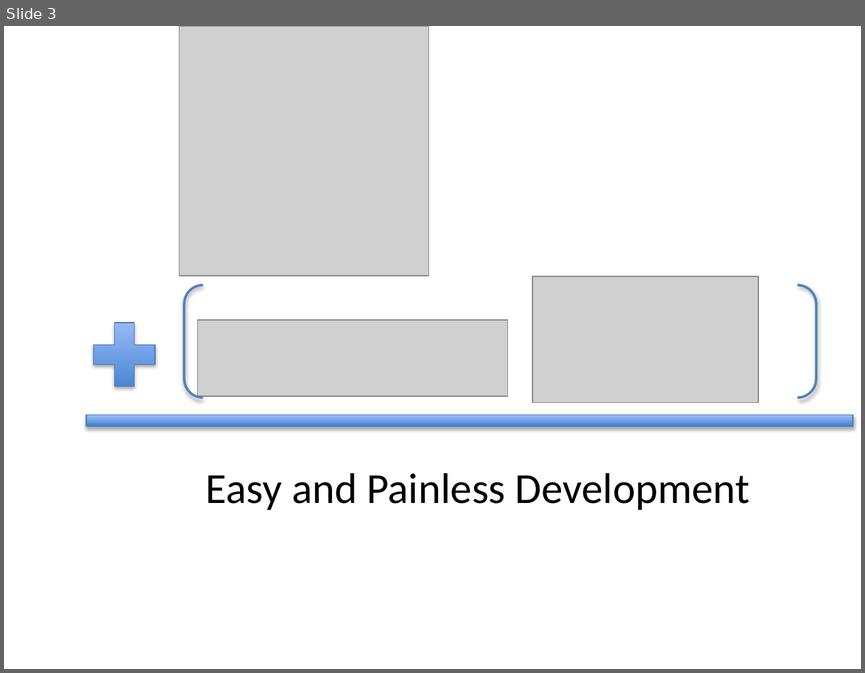
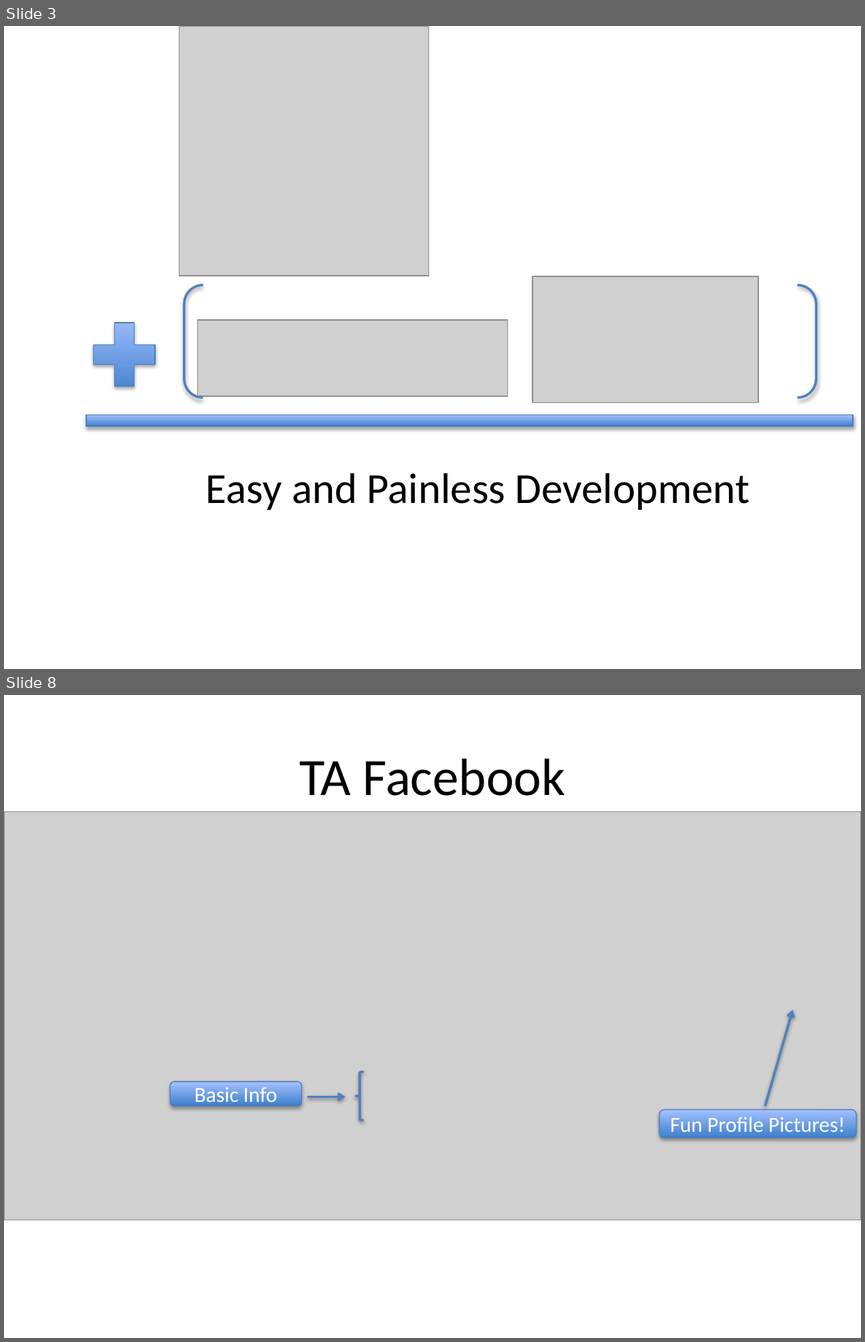
Before and after one commit to PrincetonCS-UCA/LabQueue, a slide deck: graphics.pptx. Shown one above the other, each under a label of ours: slide 3 before the commit, slides 3 and 8 after it; the slides between them are not shown. The pictures are 865x673 and 865x1342 pixels, drawn with LibreOffice and Linux fonts; fonts in the diff are those of the drawing; grey boxes stand for pictures. Boxes give left, top, right and bottom in pixels: in the first picture for what was removed or moved away, otherwise in the second. Text is boxed around its words. In the diff, an @@ line names an element or a change of style, - is before the commit and + after.

```diff
--- a/graphics.pptx
+++ b/graphics.pptx
@@ slide 8 added at box(4, 695, 861, 1338), background #FFFFFF @@
@@ title added at box(299, 758, 566, 796), 44 pt, text #000000 @@
+TA Facebook
@@ picture added at box(4, 811, 861, 1219) @@
@@ arrow added from (765, 1106) to (792, 1009), #4F81BD 2 pt @@
@@ rounded rectangle added at box(170, 1081, 301, 1106), fill gradient #3F80CE to #A4C4FF, outline #4B7EBC 0.75 pt, 18 pt, text #FFFFFF @@
+Basic Info
@@ left brace added at box(356, 1072, 364, 1120), outline #4F81BD 2 pt @@
@@ arrow added from (307, 1097) to (345, 1097), #4F81BD 2 pt @@
@@ rounded rectangle added at box(660, 1110, 857, 1138), fill gradient #3F80CE to #A4C4FF, outline #4B7EBC 0.75 pt, 18 pt, text #FFFFFF @@
+Fun Profile Pictures!
```
Also in this commit, not shown: 5 other slides added, 1 other file.
